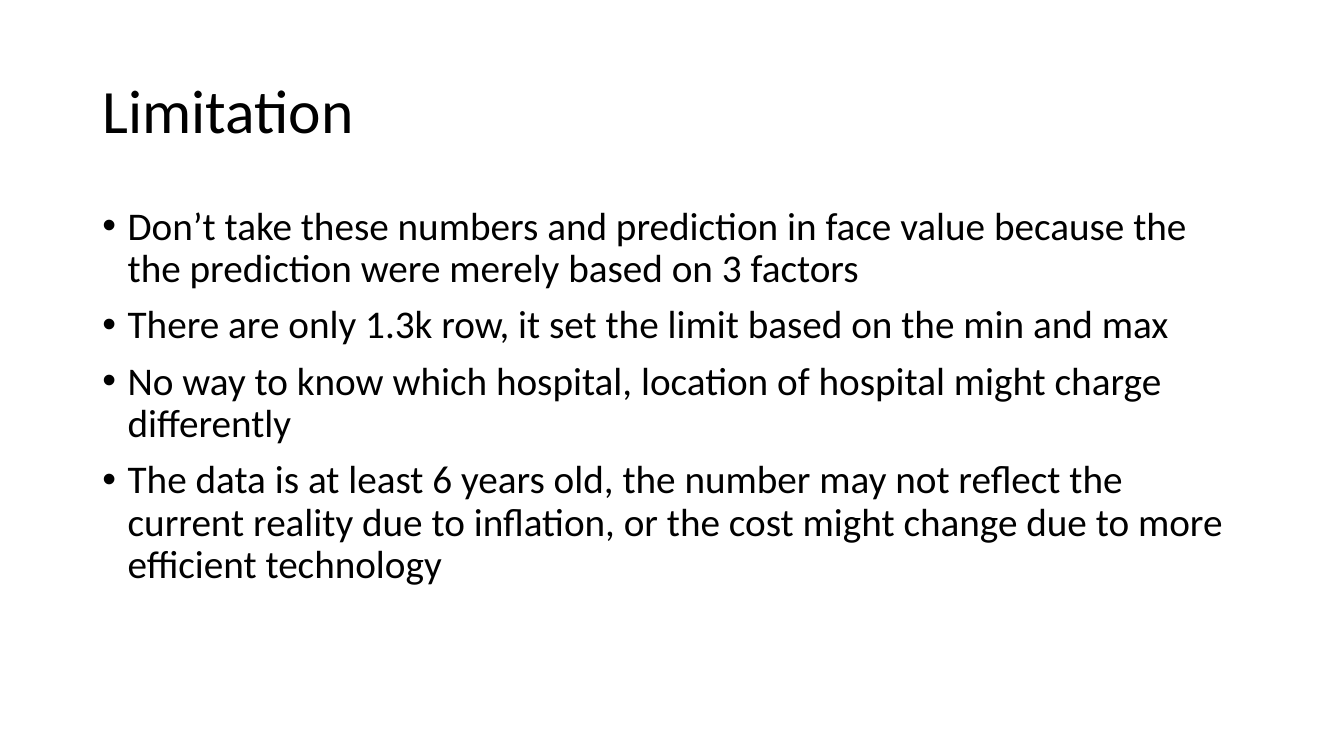
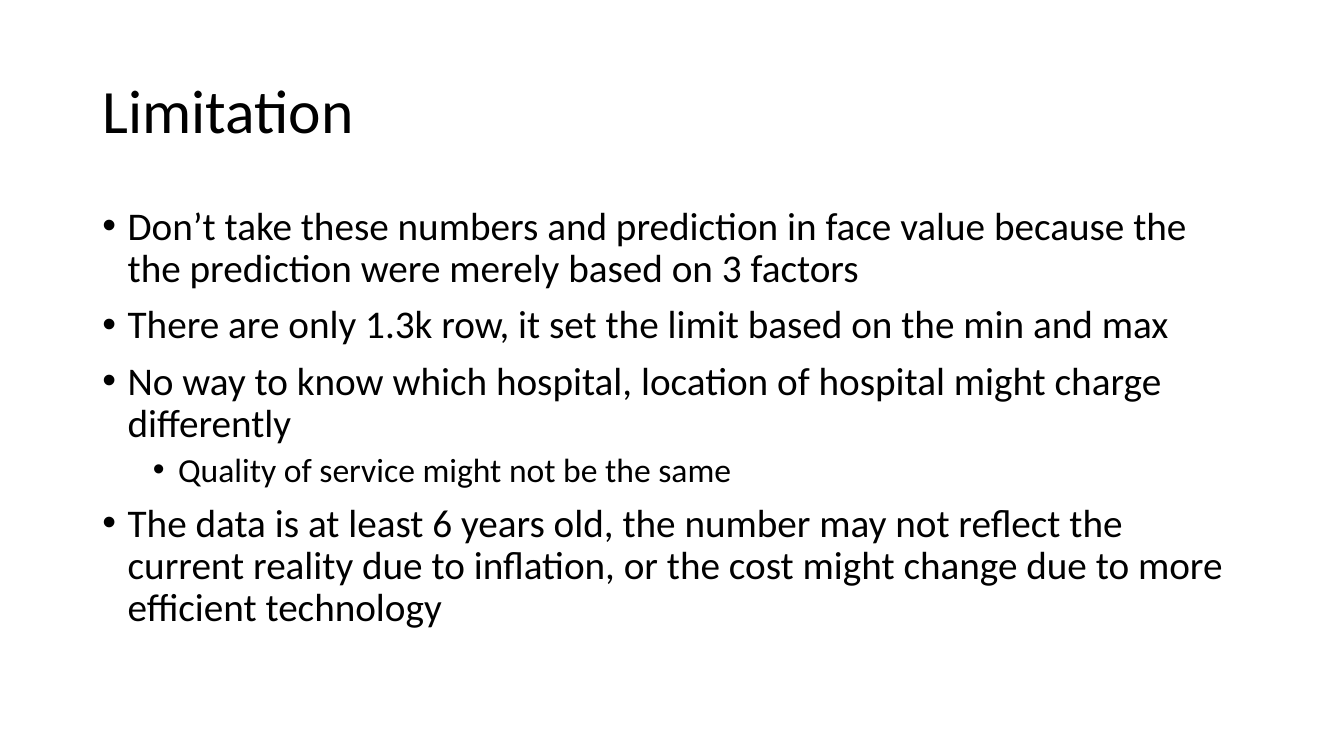
Before and after one commit to tonyzz987/GA, a slide deck: slide 23 of Capstone Presentation.pptx. Drawn at 1344x756 pixels with LibreOffice and Linux fonts; fonts in the diff are those of the drawing. Boxes give left, top, right and bottom in pixels: in the first picture for what was removed or moved away, otherwise in the second. Text is boxed around its words. In the diff, an @@ line names an element or a change of style, - is before the commit and + after.

```diff
--- a/Capstone Presentation.pptx
+++ b/Capstone Presentation.pptx
@@ text at box(178, 458, 731, 488): paragraph added @@
+  • Quality of service might not be the same
```
Also in this commit, not shown: 3 other slides changed.
